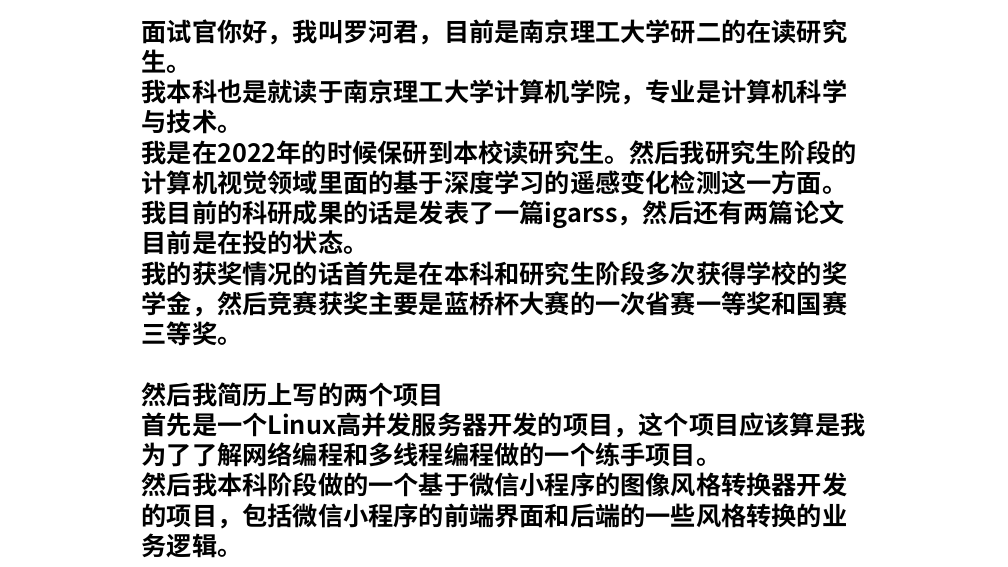
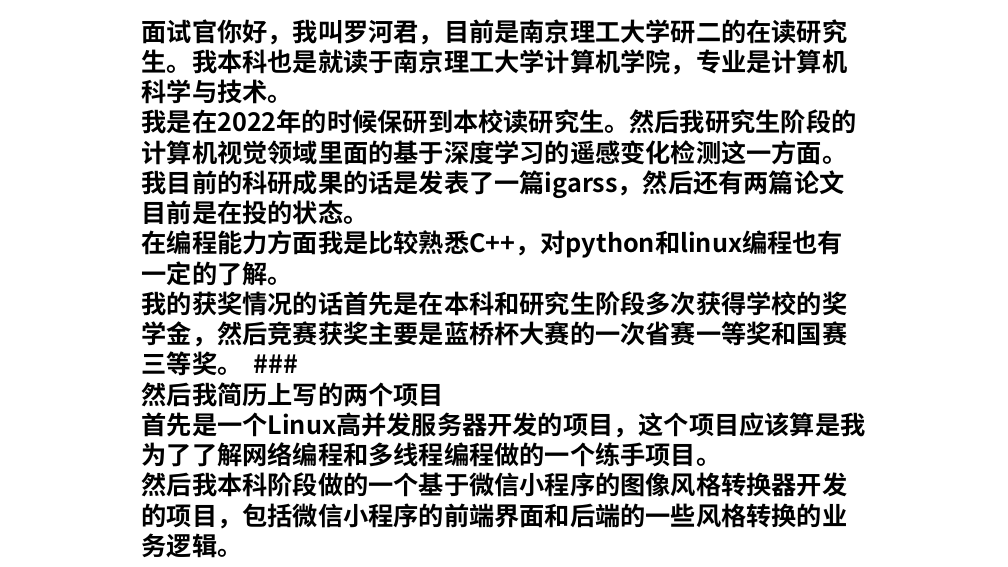
Before and after one commit to T0kisaki-Kurumi/LeetCode, a slide deck: slide 1 of 实习/面试.pptx. Drawn at 1008x567 pixels with LibreOffice and Linux fonts; fonts in the diff are those of the drawing. Boxes give left, top, right and bottom in pixels: in the first picture for what was removed or moved away, otherwise in the second. Text is boxed around its words. In the diff, an @@ line names an element or a change of style, - is before the commit and + after.

```diff
--- a/实习/面试.pptx
+++ b/实习/面试.pptx
@@ text at (142, 19, 848, 104): text changed @@
-面试官你好，我叫罗河君，目前是南京理工大学研二的在读研究生。
-我本科也是就读于南京理工大学计算机学院，专业是计算机科学与技术。
+面试官你好，我叫罗河君，目前是南京理工大学研二的在读研究生。我本科也是就读于南京理工大学计算机学院，专业是计算机科学与技术。
@@ text at (142, 230, 848, 376): text changed @@
-我的获奖情况的话首先是在本科和研究生阶段多次获得学校的奖学金，然后竞赛获奖主要是蓝桥杯大赛的一次省赛一等奖和国赛三等奖。
+在编程能力方面我是比较熟悉C++，对python和linux编程也有一定的了解。
+我的获奖情况的话首先是在本科和研究生阶段多次获得学校的奖学金，然后竞赛获奖主要是蓝桥杯大赛的一次省赛一等奖和国赛三等奖。 ###
```
Also in this commit, not shown: 1 other slide changed, 11 slides added, 5 other files.
